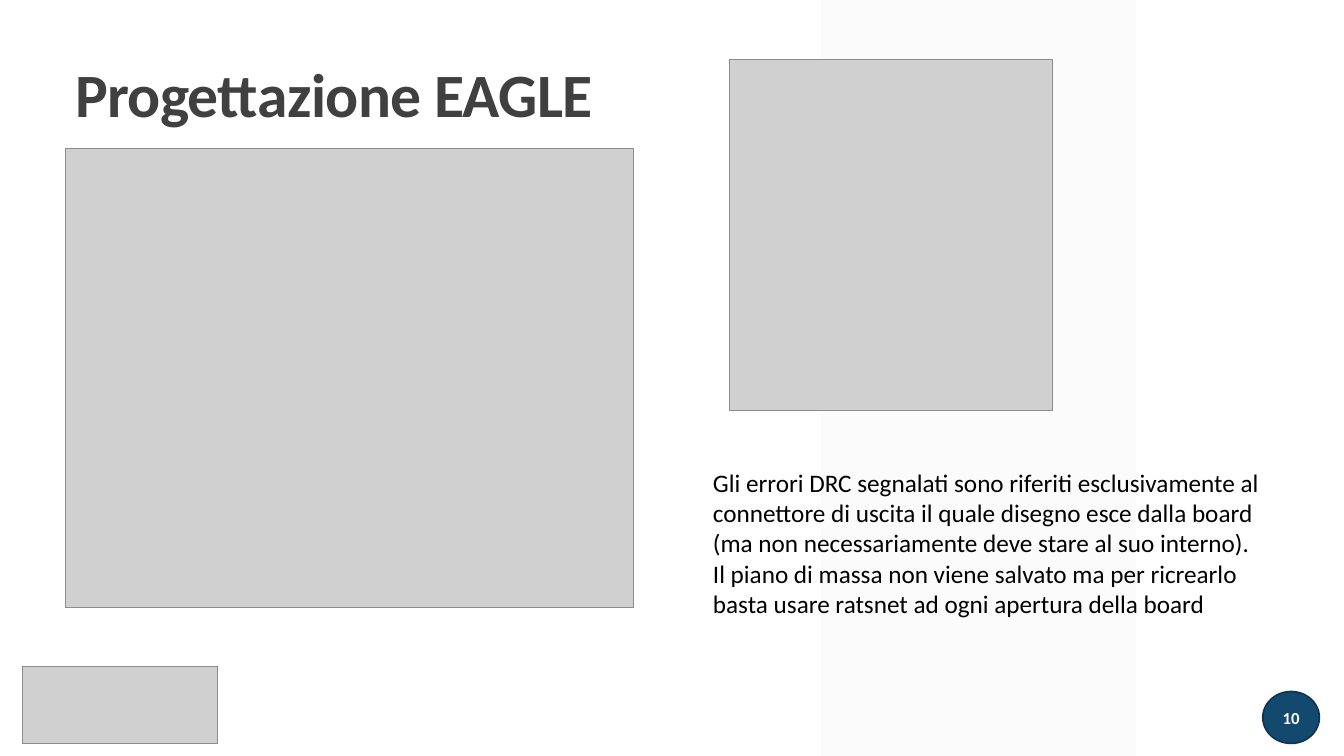
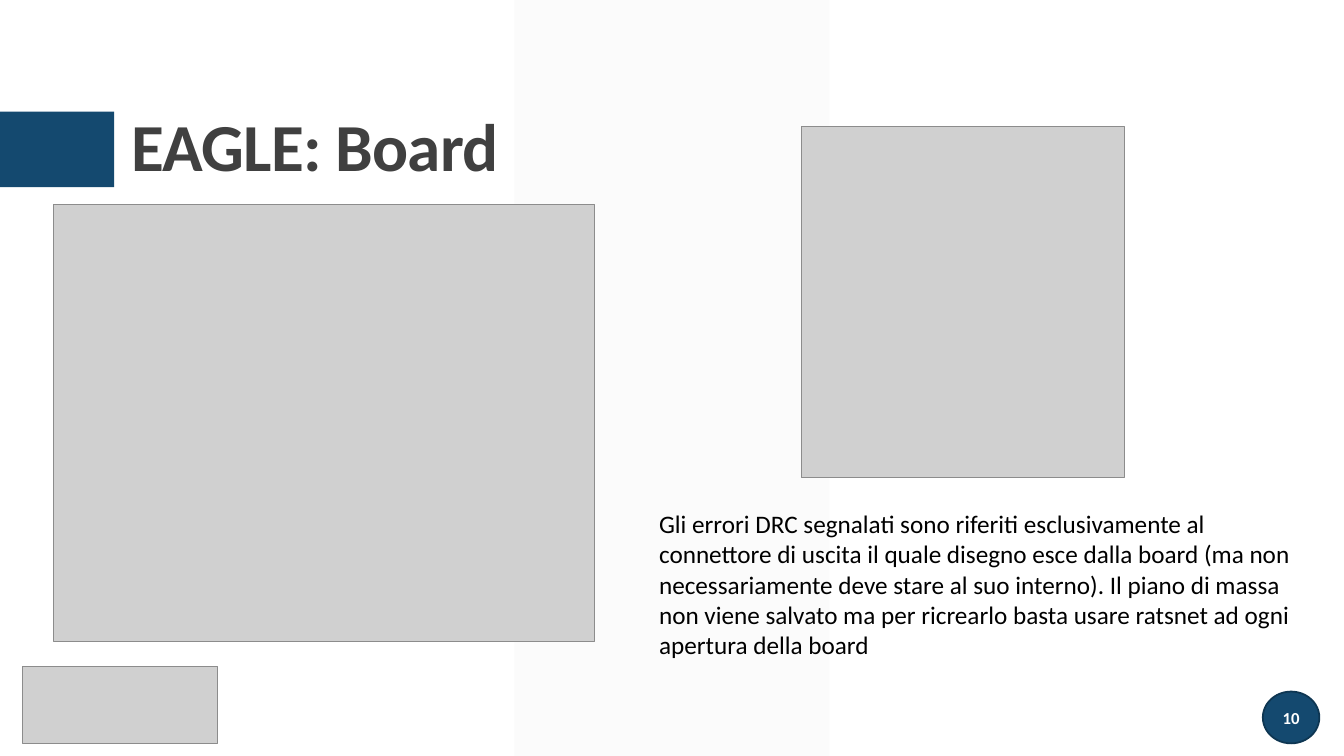
Before and after one commit to greco-salvatore/LTSpice, a slide deck: slide 10 of presentazione/presentazione.pptx. Drawn at 1344x756 pixels with LibreOffice and Linux fonts; fonts in the diff are those of the drawing; grey boxes stand for pictures. Boxes give left, top, right and bottom in pixels: in the first picture for what was removed or moved away, otherwise in the second. Text is boxed around its words. In the diff, an @@ line names an element or a change of style, - is before the commit and + after.

```diff
--- a/presentazione/presentazione.pptx
+++ b/presentazione/presentazione.pptx
@@ parallelogram: place and size @@
-parallelogram at [822, 0, 1136, 756]
+parallelogram at [514, 0, 829, 756]
@@ rectangle added at [0, 112, 114, 188], fill #14496F @@
@@ title at [131, 124, 499, 172]: text changed; size 44 to 48 pt @@
-Progettazione EAGLE
+EAGLE: Board
@@ picture: place and size @@
-picture at [730, 59, 1054, 411]
+picture at [802, 126, 1125, 478]
@@ picture: place and size @@
-picture at [66, 148, 634, 608]
+picture at [54, 205, 596, 642]
@@ rectangle removed at [66, 273, 391, 324] @@
@@ text "Gli errori DRC segnalati sono ..." rewrapped from [713, 474, 1259, 618] to [659, 515, 1290, 658] @@
```
Also in this commit, not shown: 21 other slides changed, 1 slide added, 1 slide removed, 19 other files.
